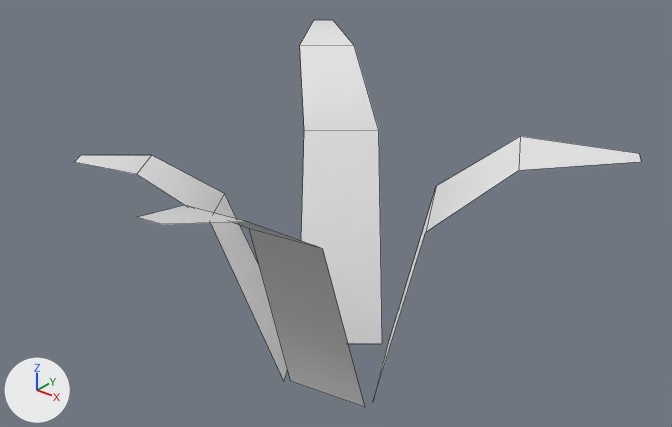
Renders of the FBX model Addons/RealGrass/Assets/Resources/TemperateGrass.fbx from each side of a commit.
Both versions are drawn from a 50 mm camera at (1.059, -1.378, 1.235) aimed at (-0.022, -0.026, 0.397). Lighting does not change. The marker at lower left points along +X, +Y and +Z. Mesh edges are drawn as thin lines. Where no turn or scale is listed for an object, it has been applied to the vertices.
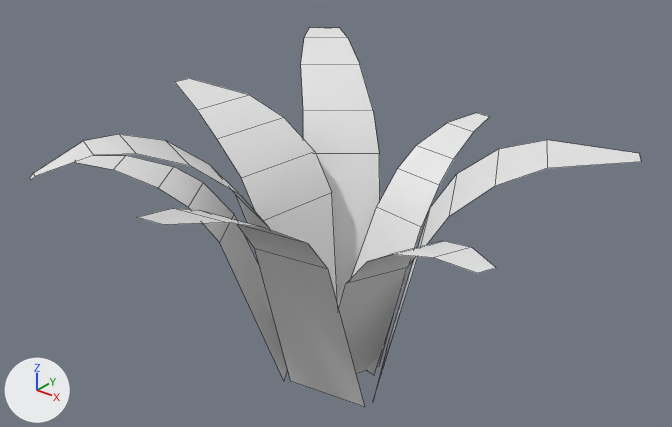
What the commit changed:
me_plane_003 is used by ob_plane_003; location (0.0, 0.0, 0.0).
me_plane_003 had 34 vertices, 13 faces and spanned x -0.503..0.496, y -0.621..0.476, z 0.005..0.649.
me_plane_003 now has 104 vertices, 44 faces and spans x -0.548..0.496, y -0.621..0.476, z 0.005..0.649.
me_plane_003 part 1: a new loose piece of 16 vertices spanning x -0.24..0.029, y -0.582..-0.005, z 0.006..0.639, in mat_material_001 (white #e7e7e7).
Part 2, on me_plane_003:
2 vertices are removed from x -0.367..-0.264, y 0.266..0.346, z 0.626.
5 faces are deleted.
16 vertices move from x -0.452..0.323, y -0.464..0.451, z 0.379..0.644 to x -0.469..0.363, y -0.509..0.472, z 0.33..0.612.
56 vertices are added at x -0.548..0.428, y -0.424..0.464, z 0.005..0.639.
29 new faces join them.

What differs and where, as boxes [x1, y1, x2, y2] in the pictures (672 x 427 px):
'Plane.003', reshaped (8% wider): before [75, 20, 641, 407]; after [30, 27, 641, 407]
part 1 of me_plane_003, added: after [30, 134, 270, 230]
part 2 of me_plane_003, built on: before [137, 20, 520, 248]; after [114, 27, 547, 375]
